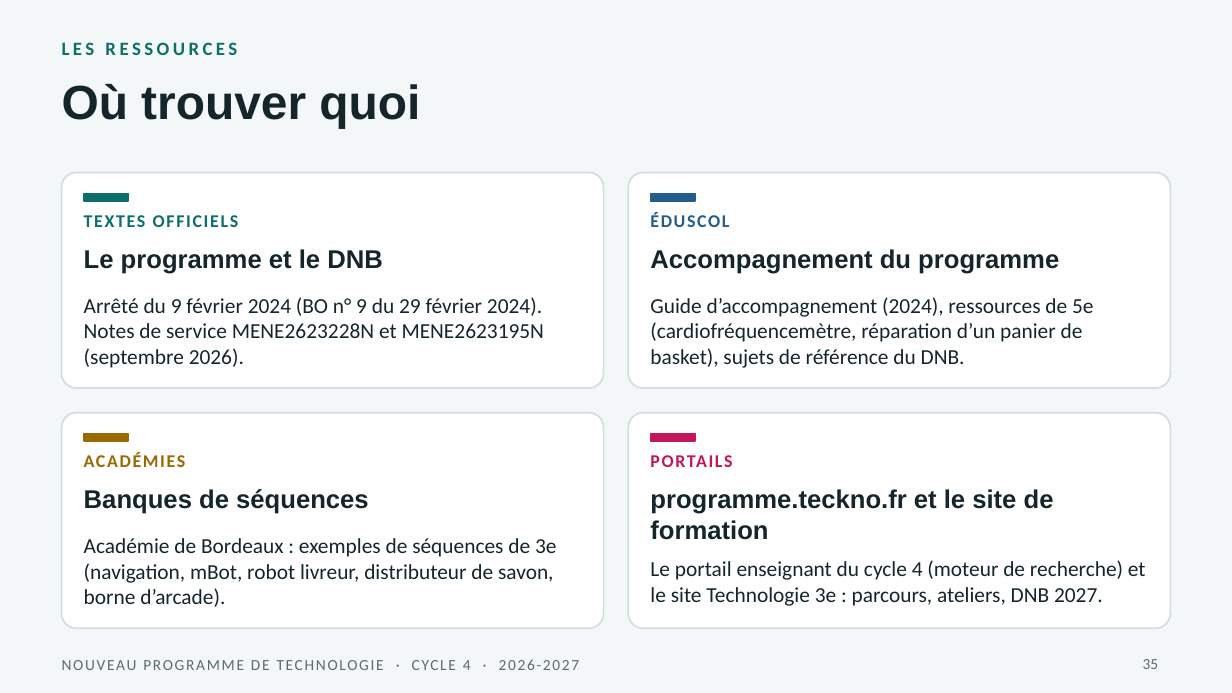
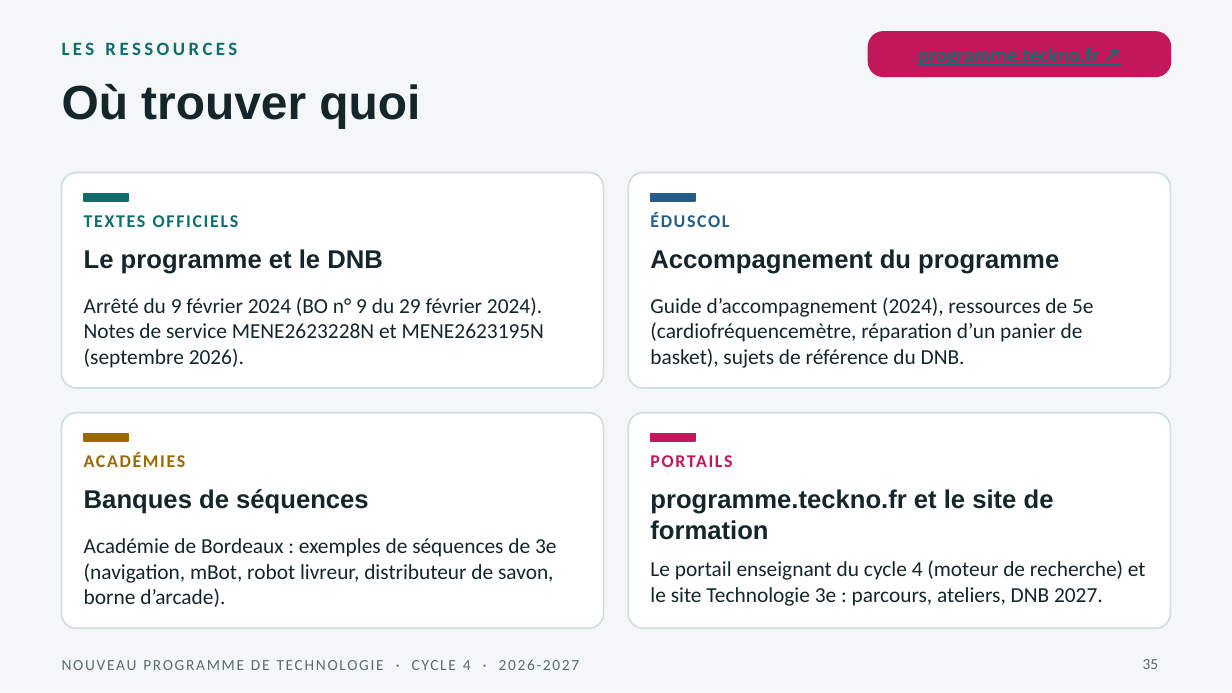
Before and after one commit to xseorkly/techno-3e, a slide deck: slide 35 of formation/nouveaux-programmes/nouveau_programme_technologie_cycle4_2026-2027.pptx. Drawn at 1232x693 pixels with LibreOffice and Linux fonts; fonts in the diff are those of the drawing. Boxes give left, top, right and bottom in pixels: in the first picture for what was removed or moved away, otherwise in the second. Text is boxed around its words. In the diff, an @@ line names an element or a change of style, - is before the commit and + after.

```diff
--- a/formation/nouveaux-programmes/nouveau_programme_technologie_cycle4_2026-2027.pptx
+++ b/formation/nouveaux-programmes/nouveau_programme_technologie_cycle4_2026-2027.pptx
@@ rounded rectangle added at (869,32,1170,76), fill #C2185B, outline #C2185B 1 pt @@
@@ text added at (918,47,1099,66), 12 pt, text #0E6E6B, bold, underline @@
+programme.teckno.fr ↗
```
Also in this commit, not shown: 2 other slides changed, 6 other files.
